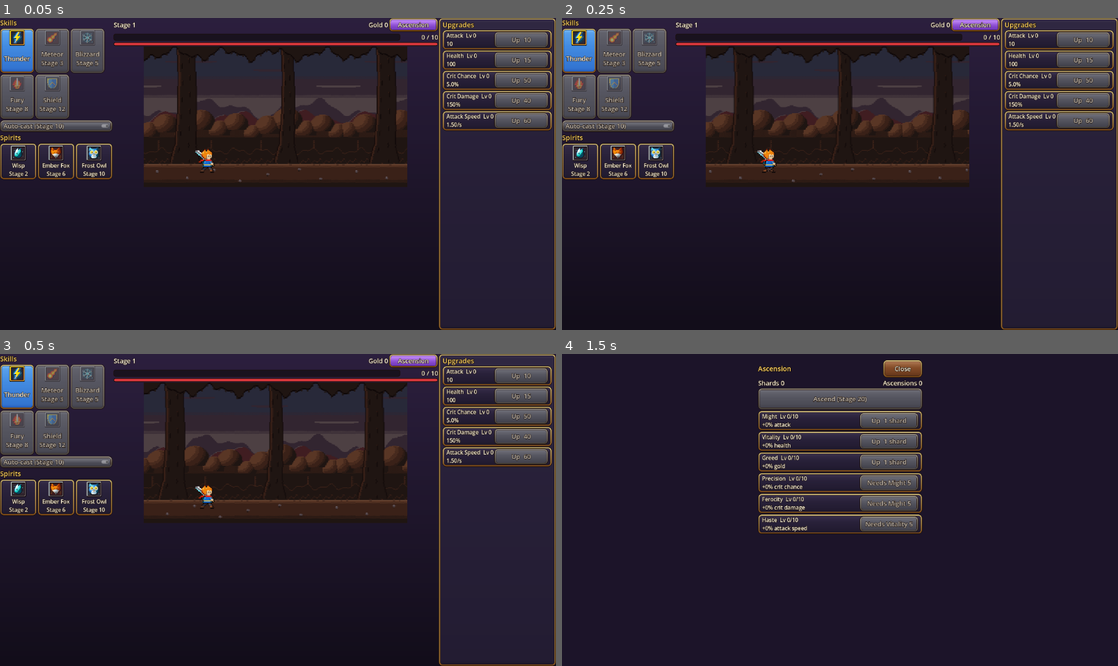
Above: before the commit, frames 1-4 (two rows, left to right).
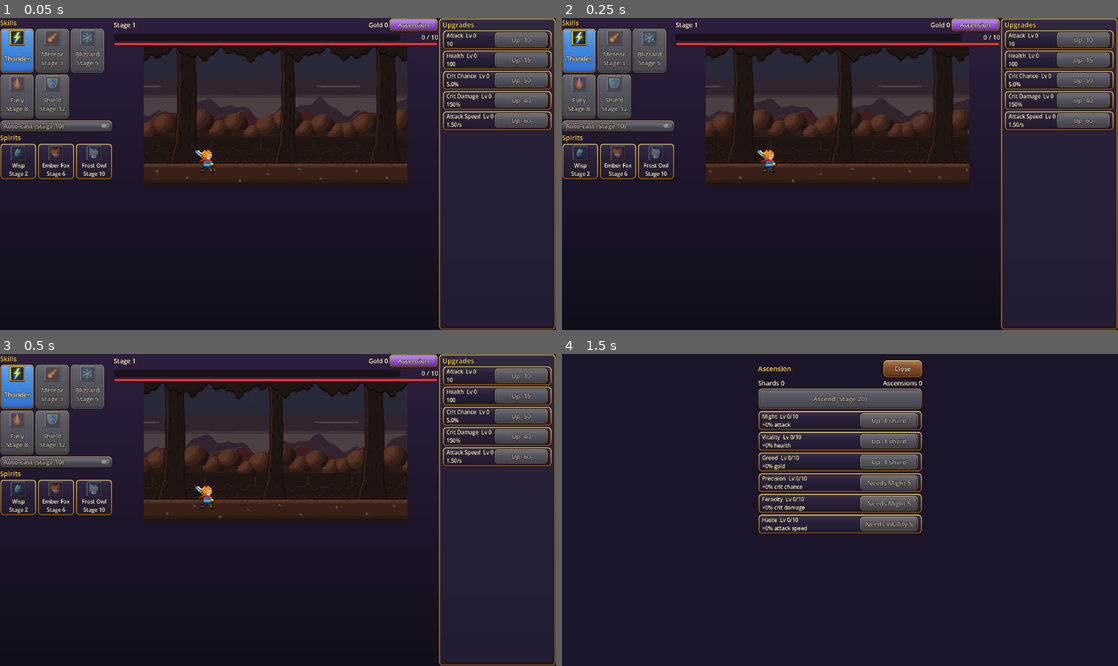
Above: after the commit, the same moments.

Repository: kevelscy/kevelscy-slayer-game
Game: Godot game, scene res://main/main.tscn
Two runs of this game, one before a commit and one after it. Both use one fixed random seed, a clock stepped at 60 frames per second and the inputs below.
Inputs:
- Up to frame 1 (0.05 s): no input
- Up to frame 2 (0.25 s): no input
- Up to frame 3 (0.5 s): no input
- Up to frame 4 (1.5 s): click "Ascension" at 0.5 s; click "Thunder" at 1.25 s

The runs differ from the first frame. In frame 1, 0.2% of the frame differs, in the area x 1-19%, y 40-46%; in frame 2, 0.2%; in frame 3, 0.2%; in frame 4, nothing differs.

Commit message:
feat(ui): dim locked spirit icons like disabled skill icons

Diff:
--- a/client/tests/unit/ui/test_ability_panel.gd
+++ b/client/tests/unit/ui/test_ability_panel.gd
@@ -141,6 +141,18 @@
 	assert_eq(panel.spirit_icon_rects[2].texture, panel.spirit_icons[2][AbilityPanel.SILVER])
 
 
+func test_locked_spirit_icons_are_dimmed_like_disabled_skill_icons() -> void:
+	var dimmed: Color = panel.skill_buttons[0].get_theme_color("icon_disabled_color")
+	assert_ne(dimmed, Color.WHITE, "disabled skill icons are dimmed")
+	for index: int in 3:
+		assert_eq(panel.spirit_icon_rects[index].self_modulate, dimmed)
+	session.progression.restore_stage(6)
+	panel.refresh()
+	assert_eq(panel.spirit_icon_rects[0].self_modulate, Color.WHITE)
+	assert_eq(panel.spirit_icon_rects[1].self_modulate, Color.WHITE)
+	assert_eq(panel.spirit_icon_rects[2].self_modulate, dimmed)
+
+
 func test_spirit_icons_sit_centered_above_the_text_at_their_own_size() -> void:
 	for index: int in panel.spirit_icon_rects.size():
 		var rect: TextureRect = panel.spirit_icon_rects[index]
--- a/client/ui/panels/ability_panel.gd
+++ b/client/ui/panels/ability_panel.gd
@@ -113,7 +113,12 @@
 	for index: int in spirit_labels.size():
 		var slot: SpiritTeam.SpiritSlot = _session.spirits.slots[index]
 		spirit_labels[index].text = "%s\n%s" % [slot.definition.display_name, _spirit_status(slot)]
-		spirit_icon_rects[index].texture = spirit_icons[index][GOLD if slot.unlocked else SILVER]
+		var icon_rect: TextureRect = spirit_icon_rects[index]
+		icon_rect.texture = spirit_icons[index][GOLD if slot.unlocked else SILVER]
+		# Locked spirits dim like the icons of disabled skill buttons.
+		icon_rect.self_modulate = Color.WHITE if slot.unlocked else (
+			skill_buttons[0].get_theme_color("icon_disabled_color") if not skill_buttons.is_empty() else Color.WHITE
+		)
 
 
 static func _spirit_status(slot: SpiritTeam.SpiritSlot) -> String:
